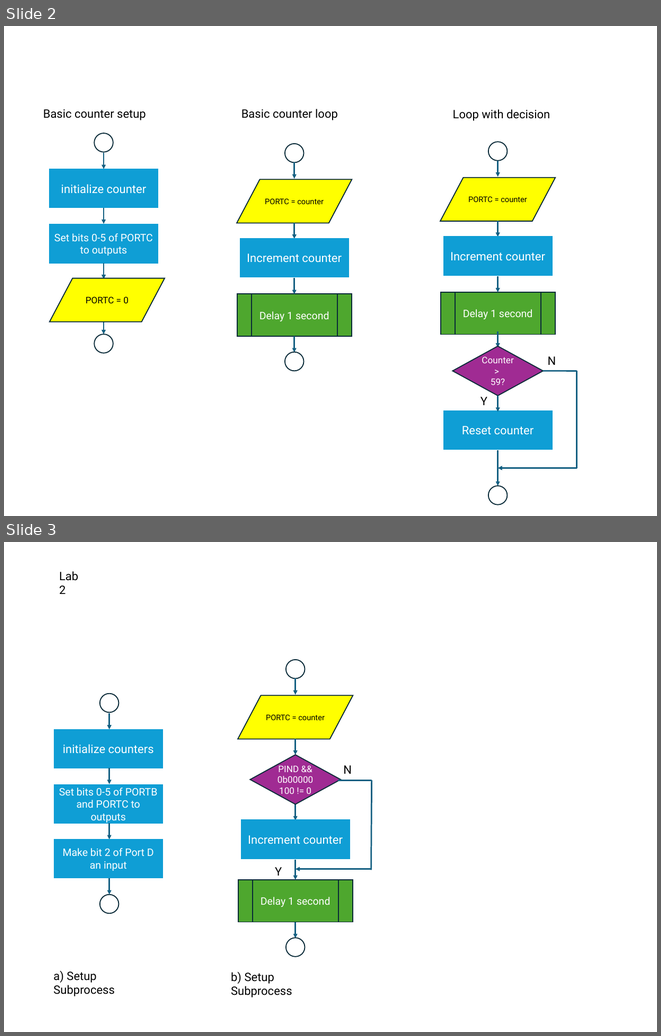
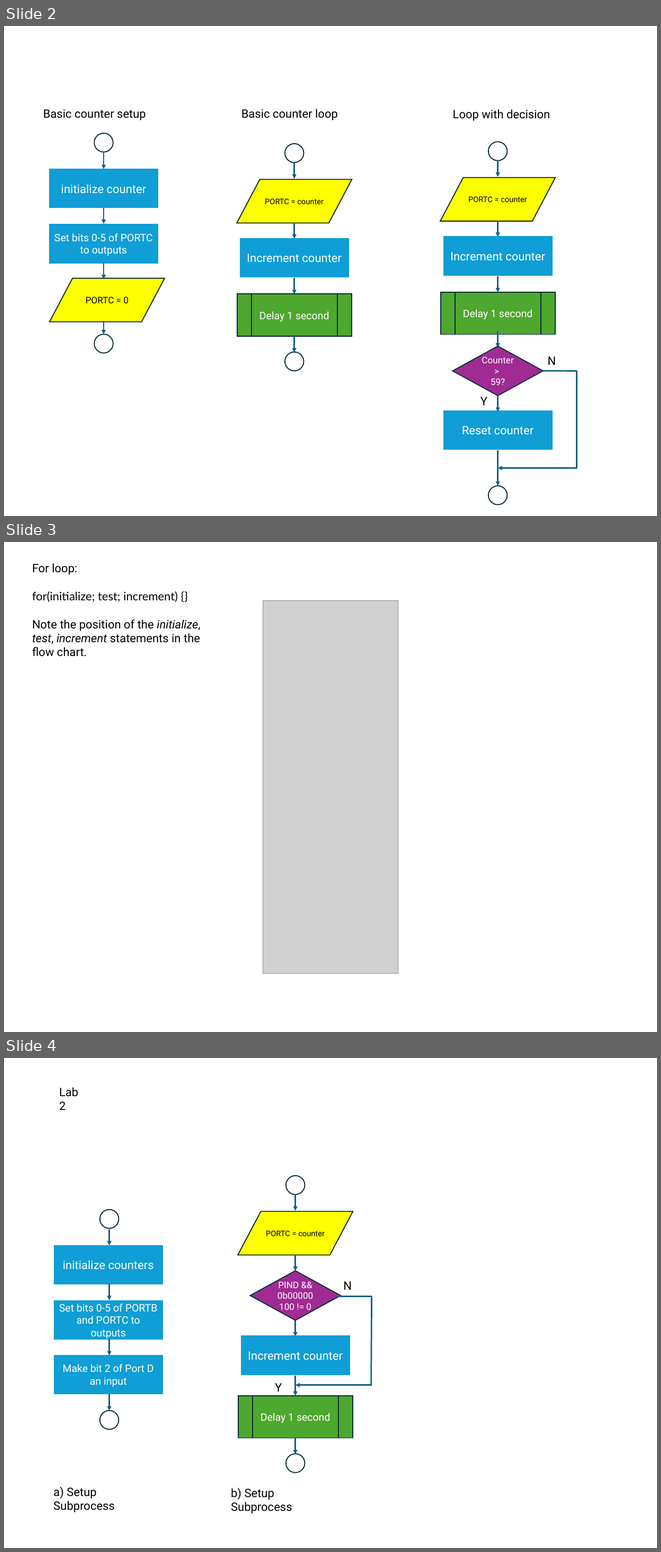
Before and after one commit to cpjobling/eg-151-textbook, a slide deck: website/labs/get_started/pictures/flow-charts.pptx. Shown one above the other, each under a label of ours: slides 2 and 3 before the commit, slides 2, 3 and 4 after it. The pictures are 661x1036 and 661x1552 pixels, drawn with LibreOffice and Linux fonts; fonts in the diff are those of the drawing; grey boxes stand for pictures. Boxes give left, top, right and bottom in pixels: in the first picture for what was removed or moved away, otherwise in the second. Text is boxed around its words. In the diff, an @@ line names an element or a change of style, - is before the commit and + after.

Commit message:
Added for-loop to flowchart samples

```diff
--- a/website/labs/get_started/pictures/flow-charts.pptx
+++ b/website/labs/get_started/pictures/flow-charts.pptx
@@ slide 3 added at box(4, 542, 657, 1032), background #FFFFFF @@
@@ text added at box(32, 563, 200, 656), 18 pt, text #000000 @@
+For loop:
+for(initialize; test; increment) {}
+Note the position of the initialize, test, increment statements in the flow chart.
@@ picture added at box(263, 600, 398, 973) @@
@@ what was slide 3 is now slide 4 @@
```
